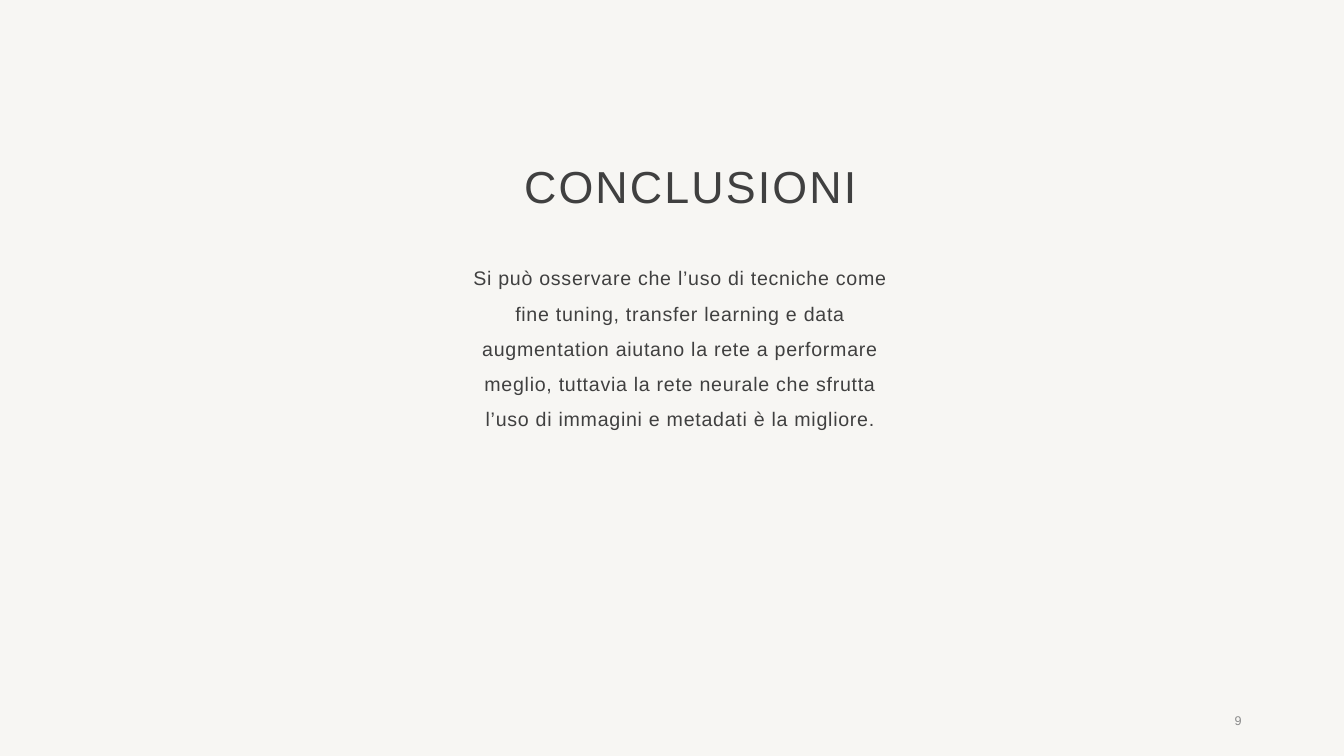
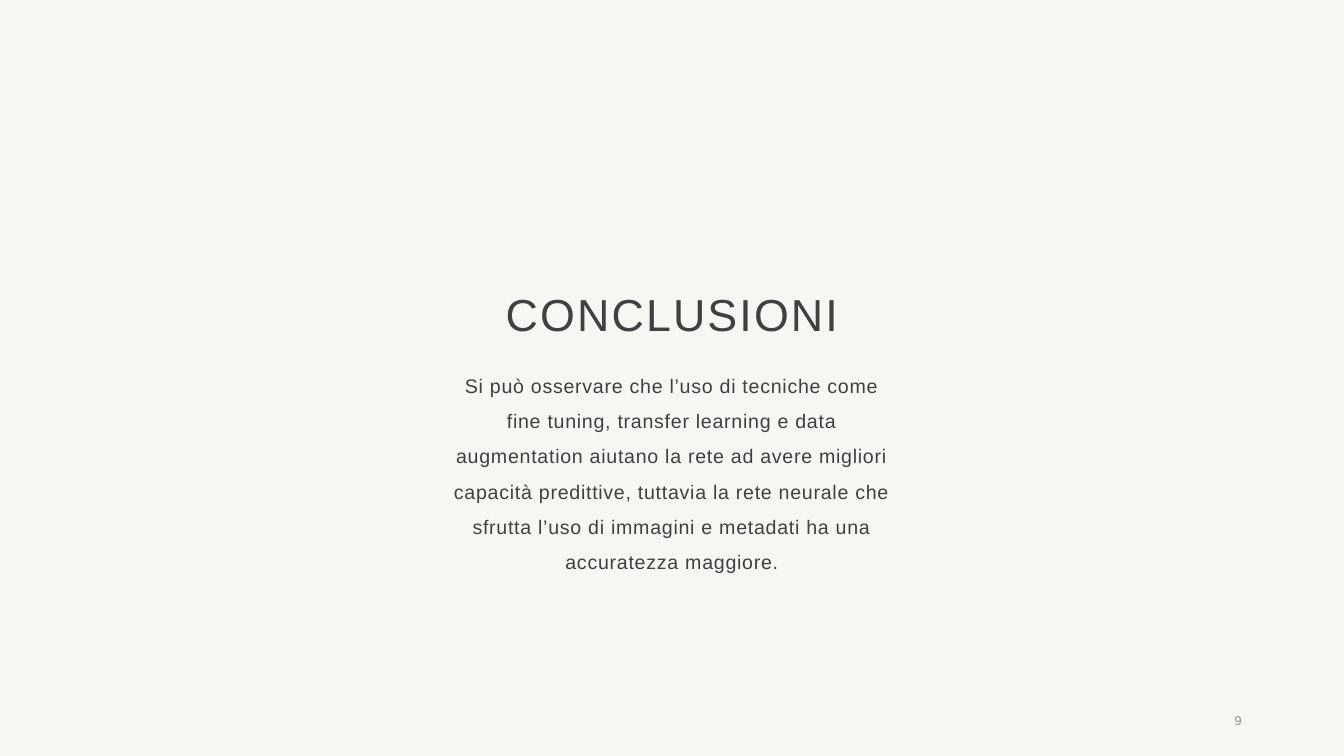
Before and after one commit to cronoimpius/Tesi, a slide deck: slide 9 of presentazione_tesi.pptx. Drawn at 1344x756 pixels with LibreOffice and Linux fonts; fonts in the diff are those of the drawing; background and template pictures are left out. Boxes give left, top, right and bottom in pixels: in the first picture for what was removed or moved away, otherwise in the second. Text is boxed around its words. In the diff, an @@ line names an element or a change of style, - is before the commit and + after.

Commit message:
Upload final presentation

```diff
--- a/presentazione_tesi.pptx
+++ b/presentazione_tesi.pptx
@@ title "CONCLUSIONI": place and size @@
-title "CONCLUSIONI" at [524,171,856,204]
+title "CONCLUSIONI" at [506,299,838,332]
@@ title "CONCLUSIONI" at [506,299,838,332]: alignment left to centre @@
@@ subtitle at [454,378,888,573]: text changed @@
-Si può osservare che l’uso di tecniche come fine tuning, transfer learning e data augmentation aiutano la rete a performare meglio, tuttavia la rete neurale che sfrutta l’uso di immagini e metadati è la migliore.
+Si può osservare che l’uso di tecniche come fine tuning, transfer learning e data augmentation aiutano la rete ad avere migliori capacità predittive, tuttavia la rete neurale che sfrutta l’uso di immagini e metadati ha una accuratezza maggiore.
```
Also in this commit, not shown: 3 other slides changed, 1 other file.
